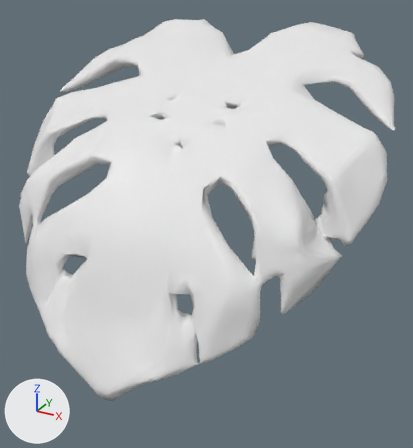
An edit to the glTF model assets/monstera/skins/mon_fullalbo.glb, drawn before and after from the same camera.
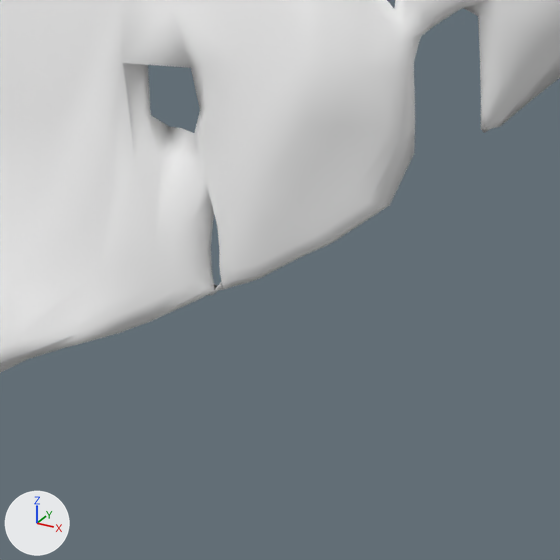
Old and new are each drawn whole from a 50 mm camera at (1.45, -2.56, 1.07) aimed at (-0.03, 0.12, -0.27) and again close up on the part from 32% to 74% of the width and 61% to 100% of the height. Arrows for +X, +Y and +Z are at lower left; the lights stay in place. The first two pictures are the older version. The close-ups show mesh edges as thin lines. Materials are left out; every surface is plain grey. Where no turn or scale is listed for an object, it has been applied to the vertices.
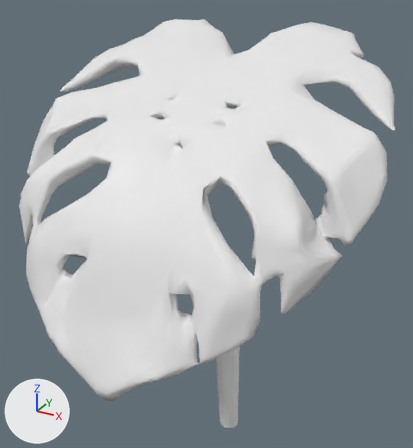
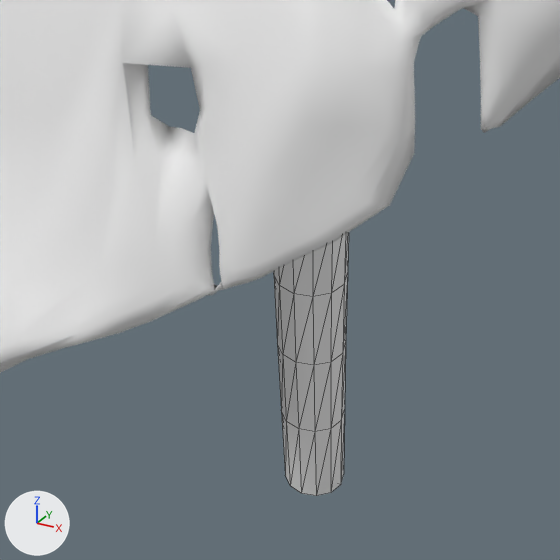
Location of each change, [x1, y1, x2, y2] in pixels of the close-ups (560 x 560 px):
'petiole', added
    after: [274, 232, 349, 496]

The edits, one by one:
Mesh me_geometry_1 is new.
It has 85 vertices, 156 faces and spans x -0.098..0.09, y 0.275..0.462, z -1.927..-0.826.
Object 'petiole' (ob_petiole) is new; it shows me_geometry_1.
Its location is (0.0, 0.0, 0.0).
